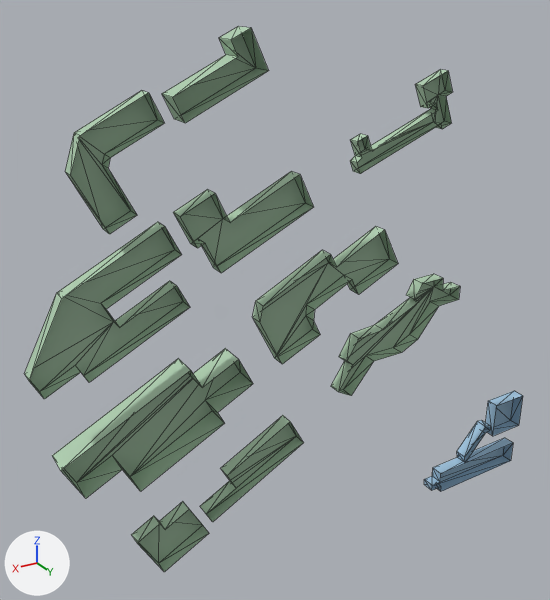
The OBJ model src/kickboard_sim/models/knu_campus/meshes/buildings_k08.obj as it was, and as the next commit left it.
Before and after are seen from a 50 mm camera at (616.0, 350.0, 36.0) aimed at (390.0, -28.0, -153.0). The lights are fixed; the arrows at lower left show +X, +Y and +Z. The older version comes first. Mesh edges are drawn as thin lines. Where no turn or scale is listed for an object, it has been applied to the vertices.

Before the edit, the objects in view are built like this:
```python
me_buildings_k08 = bpy.data.meshes.new('buildings_k08')
me_buildings_k08.from_pydata(...)  # 236 vertices, 328 faces; spans x 178.0..550.0, y -16.0..1.0, z -333.0..11.0
# faces by material slot: [36, 12, 200, 80]
me_buildings_k08.materials.append(mat_zone4)  # blue #9dc1db
me_buildings_k08.materials.append(mat_roof4)  # blue #8aaac1
me_buildings_k08.materials.append(mat_zone3)  # pale green #aecdaf
me_buildings_k08.materials.append(mat_roof3)  # grey #99b49a
ob_buildings_k08 = bpy.data.objects.new('buildings_k08', me_buildings_k08)
ob_buildings_k08.location = (0.0, 0.0, 0.0)
```
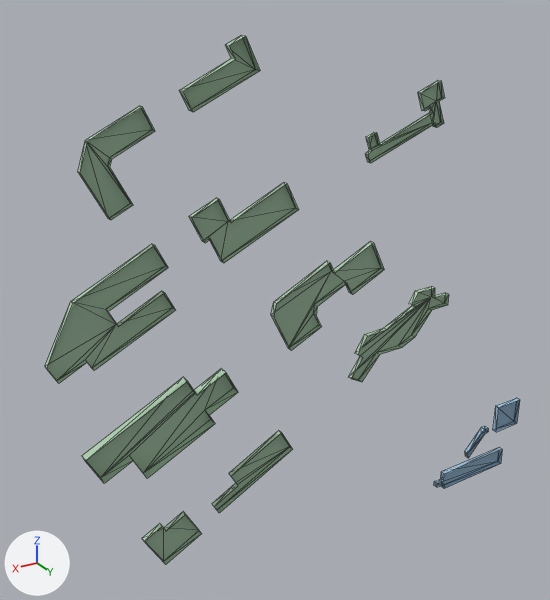
Changed parts and their boxes (x1, y1, x2, y2) in the pictures (550 x 600 px; the box of a moved part takes in the faces that stretch with it):
'buildings_k08', reshaped
    before: (24, 26, 523, 572)
    after: (45, 35, 520, 565)
part 1 of me_buildings_k08, moved or reshaped
    before: (424, 438, 513, 491)
    after: (434, 448, 502, 489)
part 2 of me_buildings_k08, moved or reshaped
    before: (457, 420, 490, 463)
    after: (465, 426, 488, 458)
part 3 of me_buildings_k08, moved or reshaped
    before: (331, 274, 460, 396)
    after: (349, 286, 449, 382)
part 4 of me_buildings_k08, moved or reshaped
    before: (200, 415, 304, 522)
    after: (212, 430, 293, 513)
part 5 of me_buildings_k08, moved or reshaped
    before: (131, 501, 209, 572)
    after: (142, 512, 202, 565)
part 6 of me_buildings_k08, moved or reshaped
    before: (253, 226, 398, 364)
    after: (271, 242, 384, 350)
part 7 of me_buildings_k08, moved or reshaped
    before: (173, 171, 314, 273)
    after: (189, 183, 298, 263)
part 8 of me_buildings_k08, moved or reshaped
    before: (24, 222, 190, 399)
    after: (45, 244, 175, 384)
part 9 of me_buildings_k08, moved or reshaped
    before: (65, 91, 164, 234)
    after: (78, 106, 155, 220)
part 10 of me_buildings_k08, moved or reshaped
    before: (162, 26, 268, 123)
    after: (179, 35, 260, 112)
part 11 of me_buildings_k08, moved or reshaped
    before: (350, 69, 453, 174)
    after: (365, 81, 445, 163)
part 12 of me_buildings_k08, moved or reshaped
    before: (52, 348, 253, 498)
    after: (82, 368, 238, 484)
part 13 of me_buildings_k08, moved or reshaped
    before: (486, 391, 523, 436)
    after: (493, 398, 520, 432)

The change in detail:
me_buildings_k08 is used by ob_buildings_k08; location (0.0, 0.0, 0.0).
me_buildings_k08 had 236 vertices, 328 faces and spanned x 178.0..550.0, y -16.0..1.0, z -333.0..11.0.
me_buildings_k08 now has 236 vertices, 328 faces and spans x 181.0..540.0, y -6.0..1.0, z -331.0..7.0.
me_buildings_k08 part 1: the loose piece of 16 vertices spanning x 182.0..267.0, y -9.0..0.0, z -333.0..-314.0 is scaled about its middle by (0.8, 0.386, 0.8), then moved by (3.0, 3.0, 0.0).
me_buildings_k08 part 2: the loose piece of 12 vertices spanning x 211.0..236.0, y -9.0..0.0, z -315.0..-287.0 is scaled about its middle by (0.8, 0.386, 0.8), then moved by (0.0, 3.0, 1.0).
me_buildings_k08 part 3: the loose piece of 34 vertices spanning x 259.0..359.0, y -9.0..0.0, z -220.0..-152.0 is scaled about its middle by (0.8, 0.386, 0.8), then moved by (0.0, 3.0, 1.0).
me_buildings_k08 part 4: the loose piece of 12 vertices spanning x 385.0..456.0, y -9.0..0.0, z -280.0..-225.0 is scaled about its middle by (0.8, 0.386, 0.8), then moved by (1.0, 3.0, -1.0).
me_buildings_k08 part 5: the loose piece of 12 vertices spanning x 455.0..502.0, y -9.0..0.0, z -303.0..-263.0 is scaled about its middle by (0.8, 0.386, 0.8), then moved by (0.0, 3.0, 1.0).
me_buildings_k08 part 6: the loose piece of 24 vertices spanning x 316.0..417.0, y -9.0..0.0, z -182.0..-109.0 is scaled about its middle by (0.8, 0.386, 0.8), then moved by (1.0, 3.0, 0.0).
me_buildings_k08 part 7: the loose piece of 16 vertices spanning x 381.0..464.0, y -9.0..0.0, z -115.0..-67.0 is scaled about its middle by (0.8, 0.386, 0.8), then moved by (2.0, 3.0, 1.0).
me_buildings_k08 part 8: the loose piece of 22 vertices spanning x 460.0..550.0, y -9.0..0.0, z -163.0..-83.0 is scaled about its middle by (0.8, 0.386, 0.8), then moved by (0.0, 3.0, -1.0).
me_buildings_k08 part 9: the loose piece of 16 vertices spanning x 469.0..518.0, y -9.0..0.0, z -83.0..-17.0 is scaled about its middle by (0.8, 0.386, 0.8), then moved by (0.0, 3.0, 0.0).
me_buildings_k08 part 10: the loose piece of 12 vertices spanning x 411.0..464.0, y -13.0..1.0, z -33.0..11.0 is scaled about its middle by (0.8, 0.374, 0.8), then moved by (0.0, 4.0, 1.0).
me_buildings_k08 part 11: the loose piece of 32 vertices spanning x 281.0..352.0, y -6.0..0.0, z -72.0..-18.0 is scaled about its middle by (0.8, 0.435, 0.8), then moved by (-1.0, 2.0, 0.0).
me_buildings_k08 part 12: the loose piece of 20 vertices spanning x 422.0..540.0, y -16.0..0.0, z -239.0..-169.0 is scaled about its middle by (0.8, 0.37, 0.8), then moved by (-2.0, 5.0, 0.0).
me_buildings_k08 part 13: the loose piece of 8 vertices spanning x 178.0..207.0, y -9.0..0.0, z -299.0..-271.0 is scaled about its middle by (0.8, 0.386, 0.8), then moved by (0.0, 3.0, 0.0).
